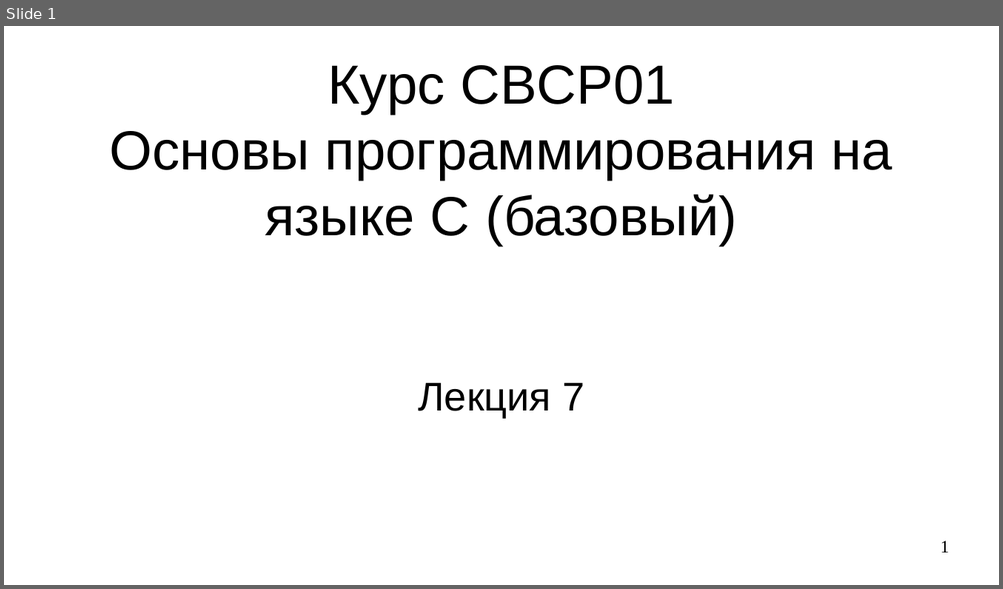
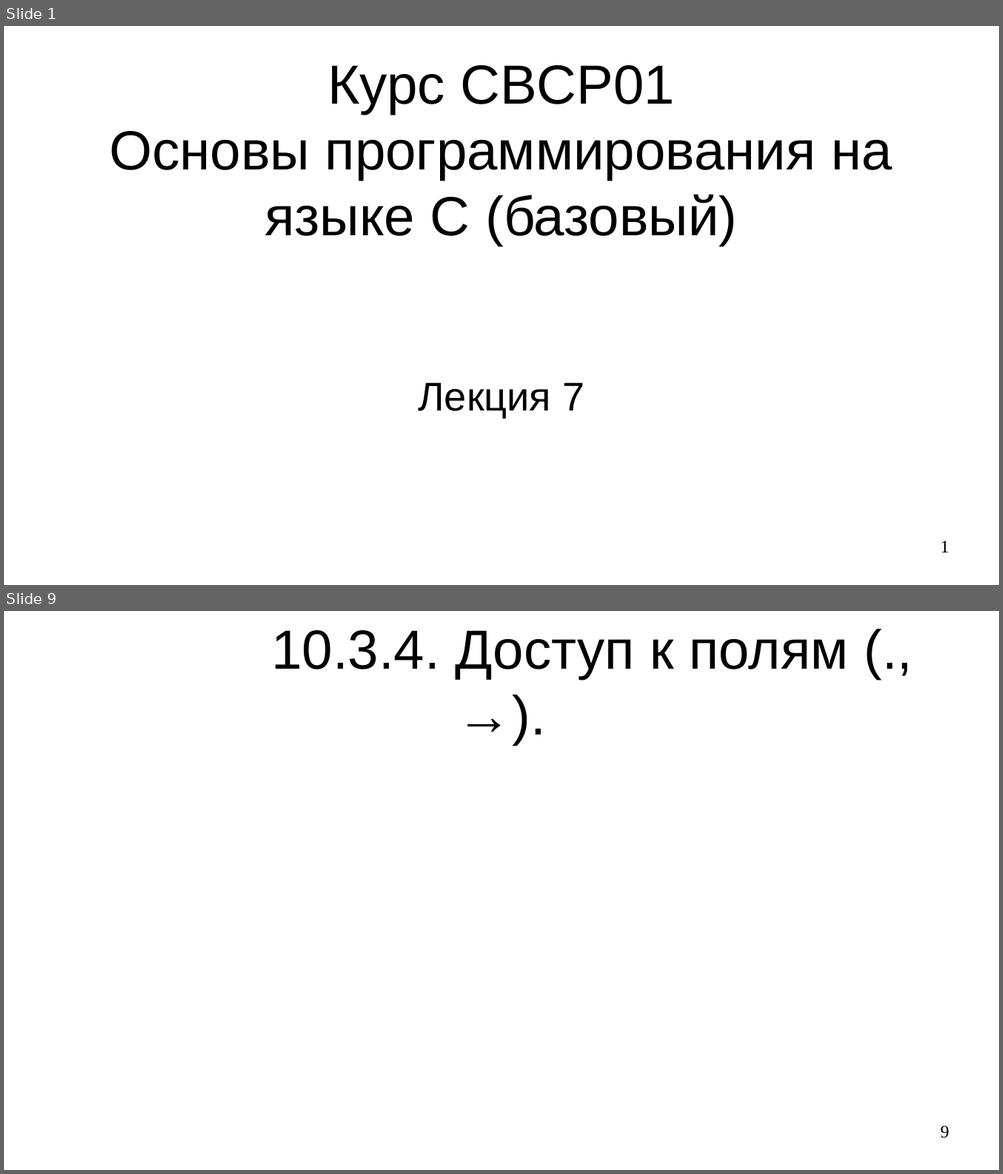
Before and after one commit to steelcraft/stud-lab, a slide deck: Лекции/CBCP01#L7.odp. Shown one above the other, each under a label of ours: slide 1 before the commit, slides 1 and 9 after it; the slides between them are not shown. The pictures are 1003x589 and 1003x1174 pixels, drawn with LibreOffice and Linux fonts; fonts in the diff are those of the drawing. Boxes give left, top, right and bottom in pixels: in the first picture for what was removed or moved away, otherwise in the second. Text is boxed around its words. In the diff, an @@ line names an element or a change of style, - is before the commit and + after.

```diff
--- a/Лекции/CBCP01#L7.odp
+++ b/Лекции/CBCP01#L7.odp
@@ slide 9 added at (4, 611, 999, 1170), background #FFFFFF @@
@@ title added at (271, 630, 848, 679), 44 pt, text #000000 @@
+10.3.4. Доступ к полям (., →).
@@ page number added at (940, 1126, 949, 1139), 14 pt, text #000000 @@
+9
```
Also in this commit, not shown: 17 other slides added.
